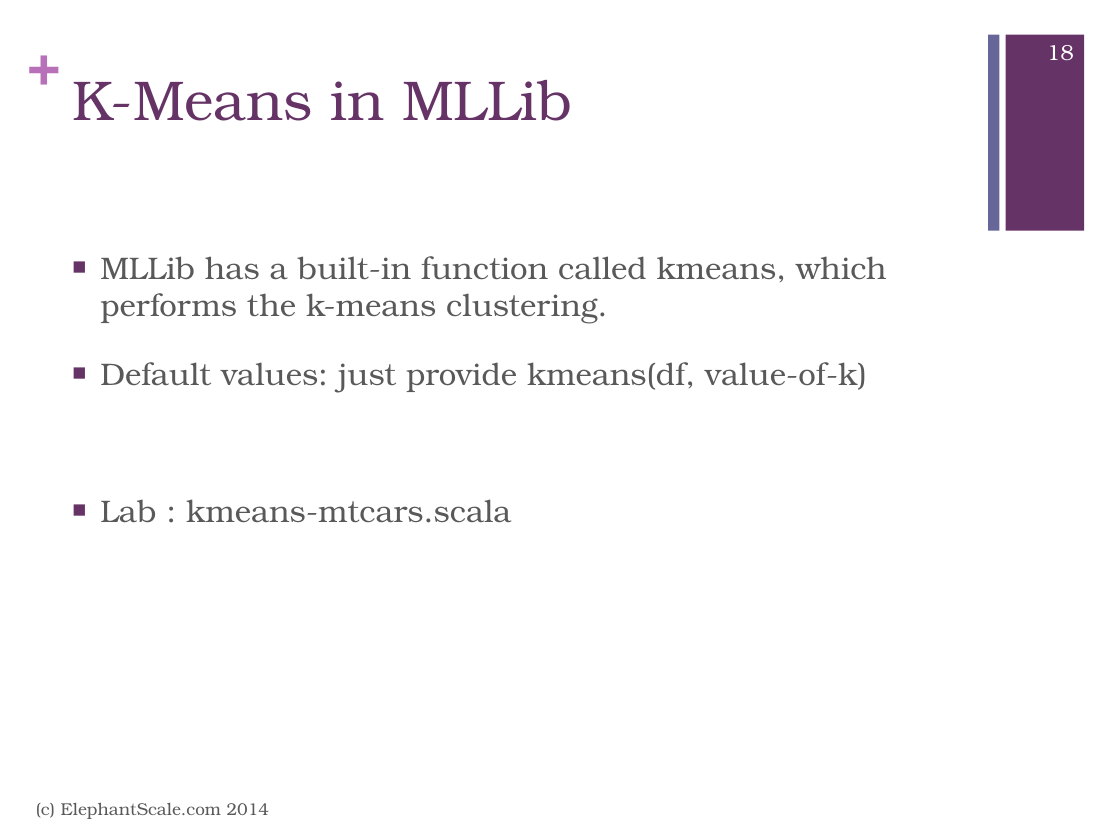
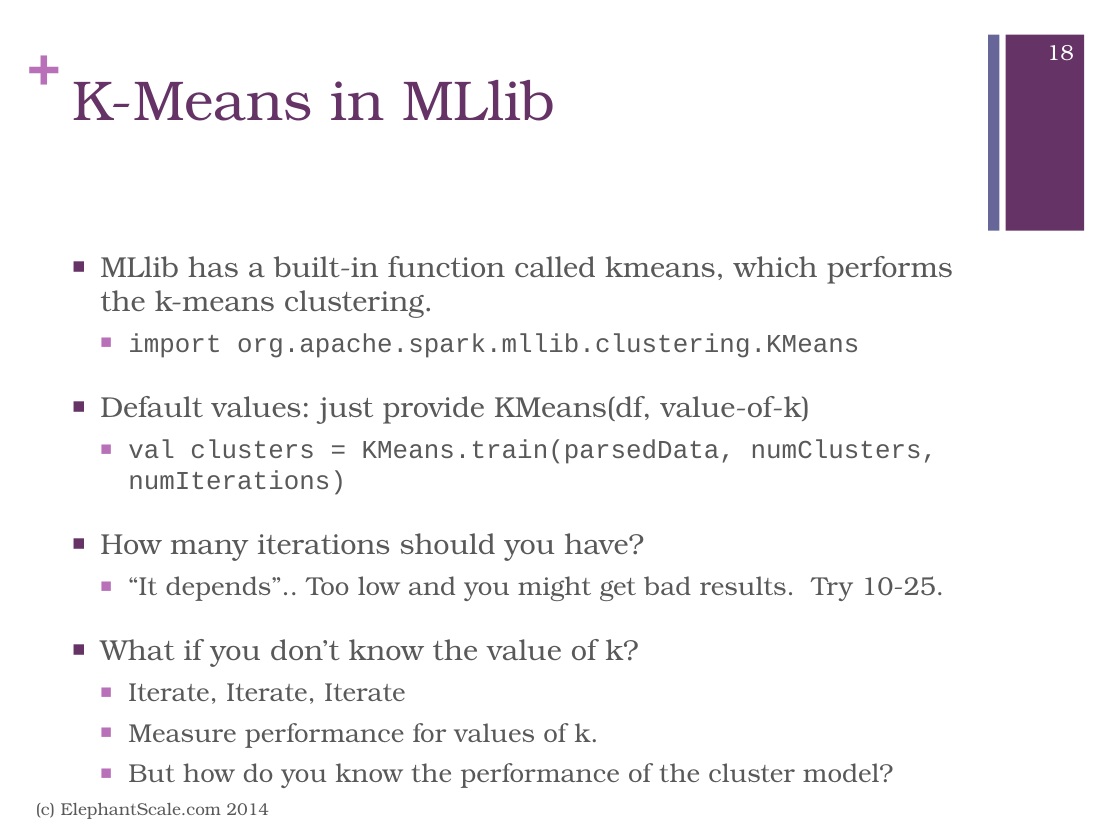
Before and after one commit to mattvinks/spark-labs, a slide deck: slide 18 of slides/MLLib.pptx. Drawn at 1120x840 pixels with LibreOffice and Linux fonts; fonts in the diff are those of the drawing. Boxes give left, top, right and bottom in pixels: in the first picture for what was removed or moved away, otherwise in the second. Text is boxed around its words. In the diff, an @@ line names an element or a change of style, - is before the commit and + after.

Commit message:
Made updates to MLLib; Changed name MLLib -> MLlib Added more detail to slides. Added thoughts on model evaluation

```diff
--- a/slides/MLLib.pptx
+++ b/slides/MLLib.pptx
@@ title at (x1=72, y1=80, x2=555, y2=121): text changed @@
-K-Means in MLLib
+K-Means in MLlib
@@ text at (x1=100, y1=256, x2=953, y2=788): text changed; size 20 to 16.6 pt @@
-■ MLLib has a built-in function called kmeans, which performs the k-means clustering.
-■ Default values: just provide kmeans(df, value-of-k)
-■ Lab : kmeans-mtcars.scala
+■ MLlib has a built-in function called kmeans, which performs the k-means clustering.
+  ■ import org.apache.spark.mllib.clustering.KMeans
+■ Default values: just provide KMeans(df, value-of-k)
+  ■ val clusters = KMeans.train(parsedData, numClusters, numIterations)
+■ How many iterations should you have?
+  ■ “It depends”.. Too low and you might get bad results. Try 10-25.
+■ What if you don’t know the value of k?
+  ■ Iterate, Iterate, Iterate
+  ■ Measure performance for values of k.
+  ■ But how do you know the performance of the cluster model?
```
Also in this commit, not shown: 7 other slides changed, 6 slides added.
